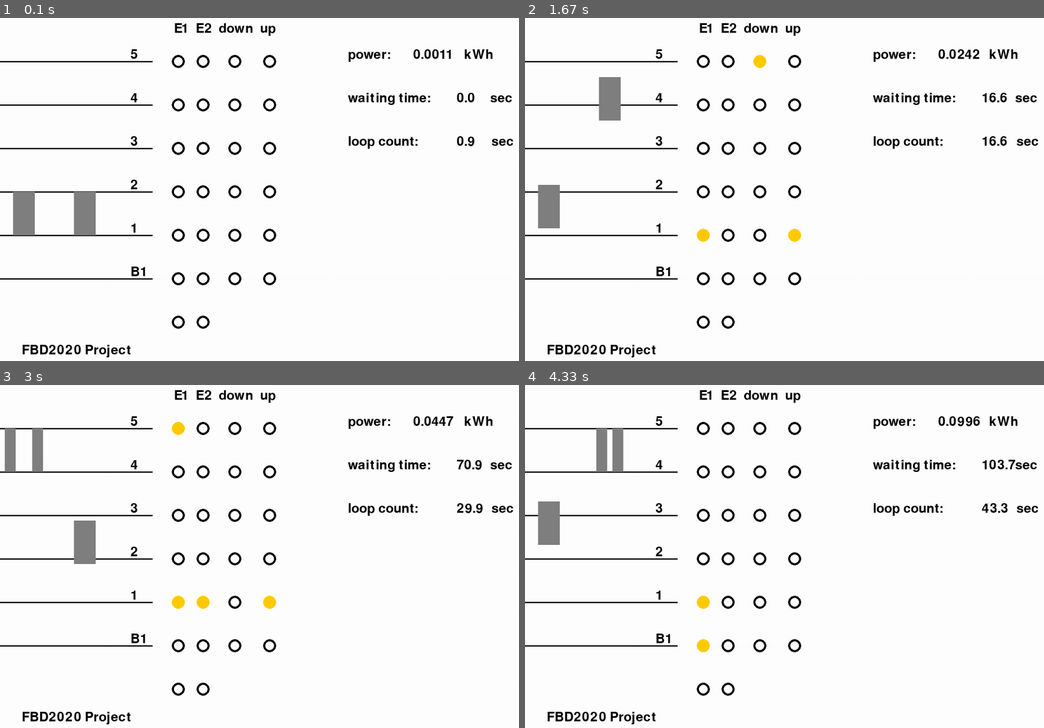
Above: before the commit, frames 1-4 (two rows, left to right).
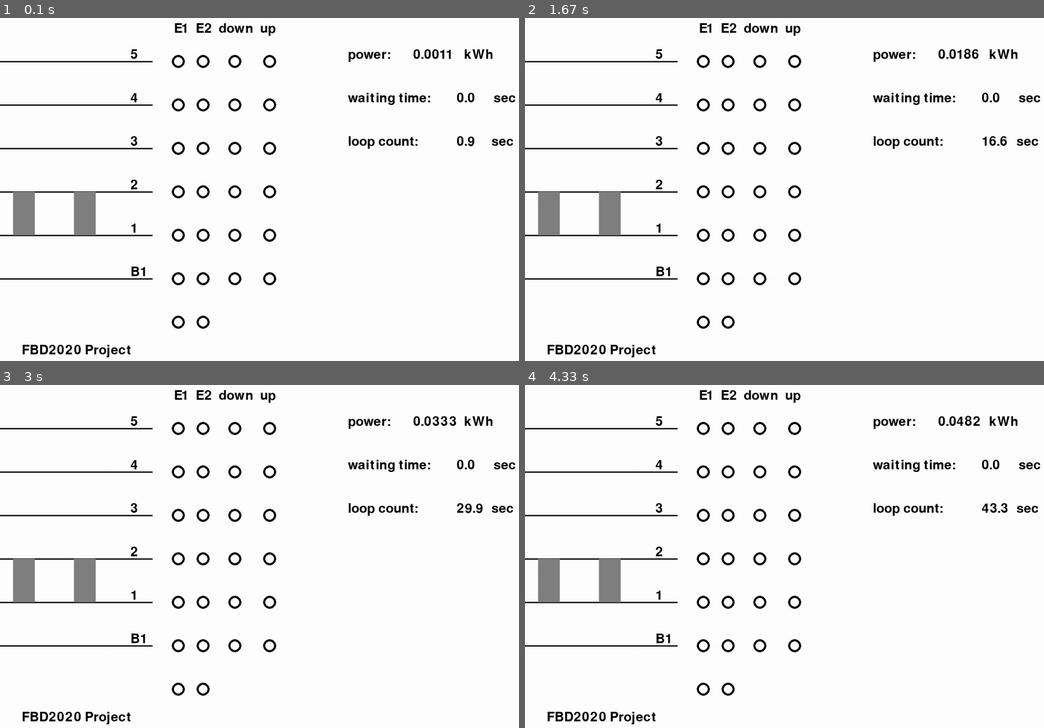
Above: after the commit, the same moments.

Repository: wonjaegang/FBD2020
Game: pygame game, started from PC/allocation algorithms/cost_comparing_algorithm.py
The game is run twice, just before and just after one commit, with the same random seed, the same clock (stepped at 60 frames per second) and the same inputs.
Inputs:
- Up to frame 1 (0.1 s): no input
- Up to frame 2 (1.67 s): no input
- Up to frame 3 (3 s): no input
- Up to frame 4 (4.33 s): no input

The runs differ from the first frame. In frame 1, less than 0.1% of the frame differs, in the area x 94-100%, y 22-25%; in frame 2, 1.7%; in frame 3, 2.6%, in the area x 0-100%, y 9-66%; in frame 4, 2.6%.

Commit message:
add remarks

Diff:
--- a/PC/allocation algorithms/cost_comparing_algorithm.py
+++ b/PC/allocation algorithms/cost_comparing_algorithm.py
@@ -35,7 +35,7 @@
 text_4 = font.render("4", True, black)
 text_5 = font.render("5", True, black)
 text_power = font.render("power:                     kWh", True, black)
-text_time = font.render("waiting time:                 sec", True, black)
+text_time = font.render("waiting time:                  sec", True, black)
 text_loop_count = font.render("loop count:                     sec", True, black)
 text_button = font.render("E1  E2  down  up", True, black)
 text_name = font.render("FBD2020 Project", True, black)
@@ -151,7 +151,7 @@
 def input_to_call():
     # data = ardu.readline()
     data = b''
-    # Get to Work
+    # # Get to Work
     # if count == 100:
     #     data = b'C\r\n'
     # if count == 101:
@@ -171,7 +171,7 @@
     # if count == 380:
     #     data = b'S\r\n'
 
-    # Get off Work
+    # # Get off Work
     # if count == 100:
     #     data = b'J\r\n'
     # if count == 230:
@@ -198,36 +198,36 @@
     #     data = b'L\r\n'
 
     # # Lunch time
-    if count == 100:
-        data = b'J\r\n'
-    if count == 210:
-        data = b'R\r\n'
-    if count == 101:
-        data = b'D\r\n'
-    if count == 129:
-        data = b'L\r\n'
-    if count == 130:
-        data = b'C\r\n'
-    if count == 170:
-        data = b'O\r\n'
-    if count == 180:
-        data = b'F\r\n'
-    if count == 260:
-        data = b'L\r\n'
-    if count == 181:
-        data = b'C\r\n'
-    if count == 190:
-        data = b'P\r\n'
-    if count == 240:
-        data = b'C\r\n'
-    if count == 330:
-        data = b'U\r\n'
-    if count == 300:
-        data = b'H\r\n'
-    if count == 420:
-        data = b'K\r\n'
-
-    # Slack hours
+    # if count == 100:
+    #     data = b'J\r\n'
+    # if count == 210:
+    #     data = b'R\r\n'
+    # if count == 101:
+    #     data = b'D\r\n'
+    # if count == 129:
+    #     data = b'L\r\n'
+    # if count == 130:
+    #     data = b'C\r\n'
+    # if count == 170:
+    #     data = b'O\r\n'
+    # if count == 180:
+    #     data = b'F\r\n'
+    # if count == 260:
+    #     data = b'L\r\n'
+    # if count == 181:
+    #     data = b'C\r\n'
+    # if count == 190:
+    #     data = b'P\r\n'
+    # if count == 240:
+    #     data = b'C\r\n'
+    # if count == 330:
+    #     data = b'U\r\n'
+    # if count == 300:
+    #     data = b'H\r\n'
+    # if count == 420:
+    #     data = b'K\r\n'
+
+    # # Slack hours
     # if count == 100:
     #     data = b'J\r\n'
     # if count == 202:
@@ -289,8 +289,7 @@
     # # # # # # # # # # # # # # # # # # # # # # # # # # # # # # # # # # # # # # # # # # # # # # # # # # # # # # # # # #
     #
     # Cost comparing algorithm :
-    #               Simulate every number of cases and calculate the cost of each case. Select the case that have
-    #               lowest cost.
+    #      Simulate every number of cases and calculate the cost of each case. Select the case that has lowest cost.
     #           cost_time :
     #           cost_power :
     #           cost_consistency :
@@ -299,10 +298,10 @@
     # # # # # # # # # # # # # # # # # # # # # # # # # # # # # # # # # # # # # # # # # # # # # # # # # # # # # # # # # #
 
     # Set weight values
-    w_time = decimal.Decimal(0.69)
-    w_power = decimal.Decimal(0.01)
-    w_consistency = decimal.Decimal(0.3)
-    assert (round(w_time + w_power + w_consistency, 1) == 1), "Sum of weight values is not 1"
+    w_time = decimal.Decimal(18)
+    w_power = decimal.Decimal(1)
+    w_consistency = decimal.Decimal(100)
+    # assert (round(w_time + w_power + w_consistency, 1) == 1), "Sum of weight values is not 1"
 
     # Put lc / cc values to car_calls and lc_calls list
     car_calls = []
@@ -366,7 +365,7 @@
 
                 # Calculate estimated power consumption of e1 & e2 in specific case
                 # Bug : 쉬고있는 엘리베이터의 가동전력을 계산하지 않음
-                # 소비전력계싼 함수 : 전 단계 문 닫힌 상태 ~ 다음단계 문 닫힌 상태
+                # 소비전력 예측 함수 : 전 단계 문 닫힌 상태 ~ 다음단계 문 닫힌 상태
                 def calculate_p(h1, h2, journey, weight_check):
                     direction = (lambda f1, f2: 1 if (f2 > f1) else (-1 if (f1 > f2) else 0))(h1, h2)
                     weight = 0
